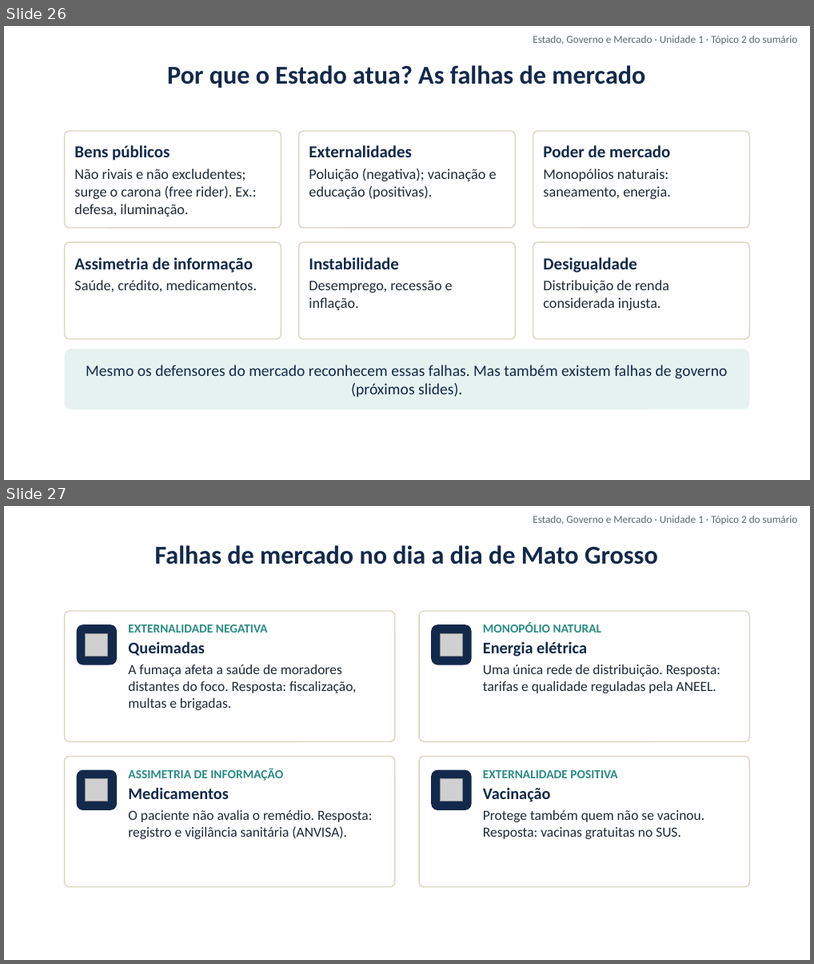
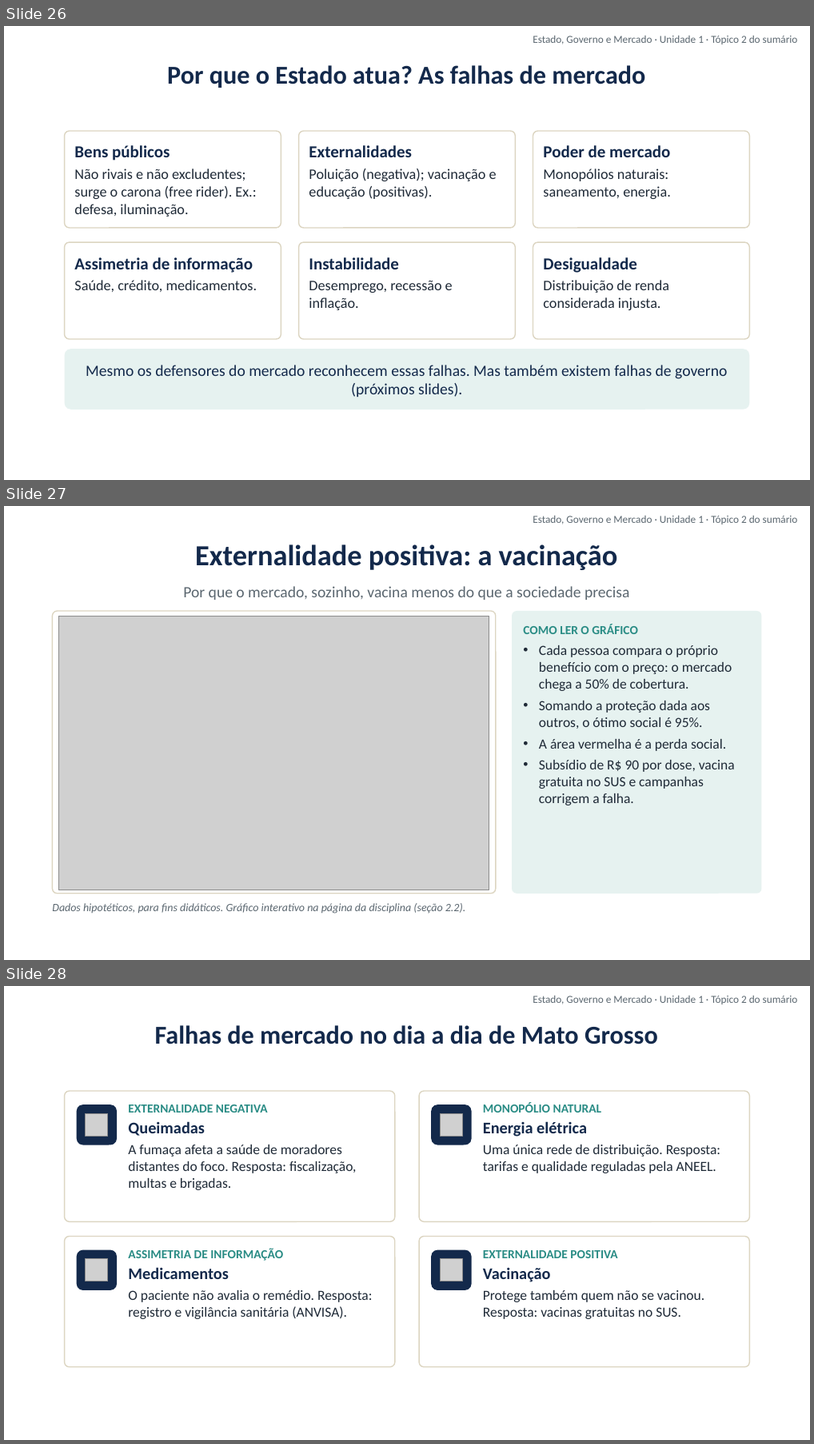
Before and after one commit to cleitonfranco74/gestao_publica, a slide deck: disciplina-01-estado-governo-mercado/materiais/01_Unidade_1_Introducao_a_Economia_Estado_Governo_Mercado.pptx. Shown one above the other, each under a label of ours: slides 26 and 27 before the commit, slides 26, 27 and 28 after it. The pictures are 814x964 and 814x1444 pixels, drawn with LibreOffice and Linux fonts; fonts in the diff are those of the drawing; grey boxes stand for pictures; background and template pictures are left out. Boxes give left, top, right and bottom in pixels: in the first picture for what was removed or moved away, otherwise in the second. Text is boxed around its words. In the diff, an @@ line names an element or a change of style, - is before the commit and + after.

```diff
--- a/disciplina-01-estado-governo-mercado/materiais/01_Unidade_1_Introducao_a_Economia_Estado_Governo_Mercado.pptx
+++ b/disciplina-01-estado-governo-mercado/materiais/01_Unidade_1_Introducao_a_Economia_Estado_Governo_Mercado.pptx
@@ slide 27 added at [4,506,810,960], background picture (left out) @@
@@ text added at [533,516,798,524], 9.5 pt, text #5B6770 @@
+Estado, Governo e Mercado · Unidade 1 · Tópico 2 do sumário
@@ text added at [195,544,618,570], 26 pt, text #13294B, bold @@
+Externalidade positiva: a vacinação
@@ text added at [183,586,630,600], 14 pt, text #5B6770 @@
+Por que o mercado, sozinho, vacina menos do que a sociedade precisa
@@ rounded rectangle added at [52,611,496,893], fill #FFFFFF, outline #DCD5C1 1 pt @@
@@ picture added at [59,616,490,890] @@
@@ rounded rectangle added at [512,611,762,893], fill #E6F2F0, 12.5 pt, text #1F2A37 @@
+COMO LER O GRÁFICO
+• Cada pessoa compara o próprio benefício com o preço: o mercado chega a 50% de cobertura.
+• Somando a proteção dada aos outros, o ótimo social é 95%.
+• A área vermelha é a perda social.
+• Subsídio de R$ 90 por dose, vacina gratuita no SUS e campanhas corrigem a falha.
@@ text added at [52,903,466,913], 10 pt, text #5B6770, italic @@
+Dados hipotéticos, para fins didáticos. Gráfico interativo na página da disciplina (seção 2.2).
@@ what was slide 27 is now slide 28 @@
```
Also in this commit, not shown: 17 other files.
